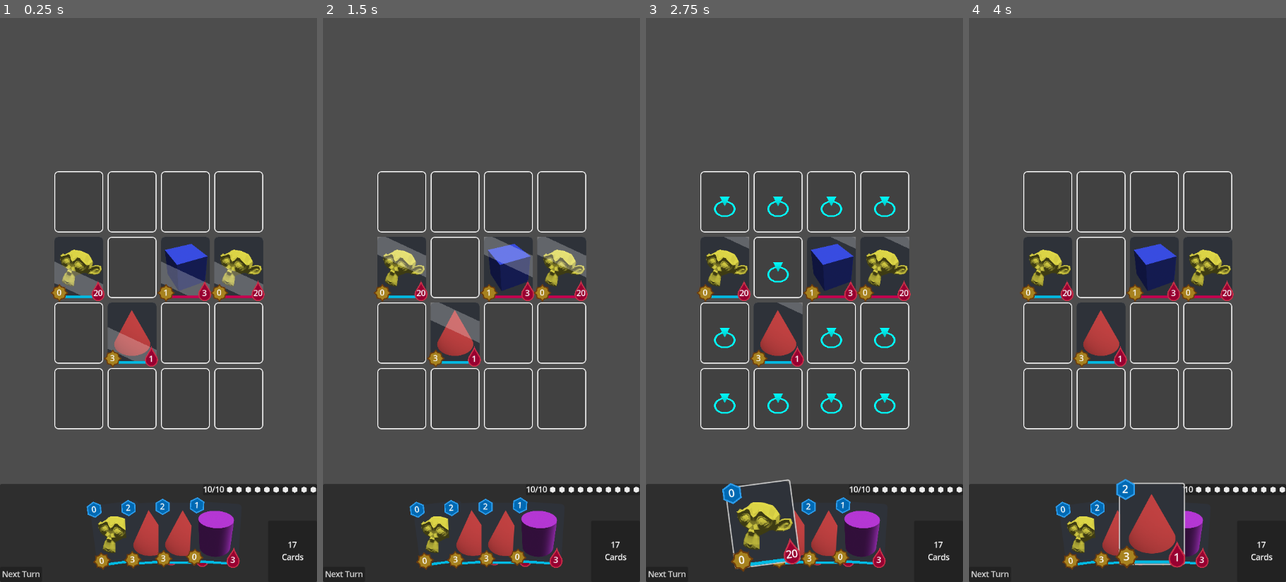
Above: before the commit, frames 1-4 (left to right).
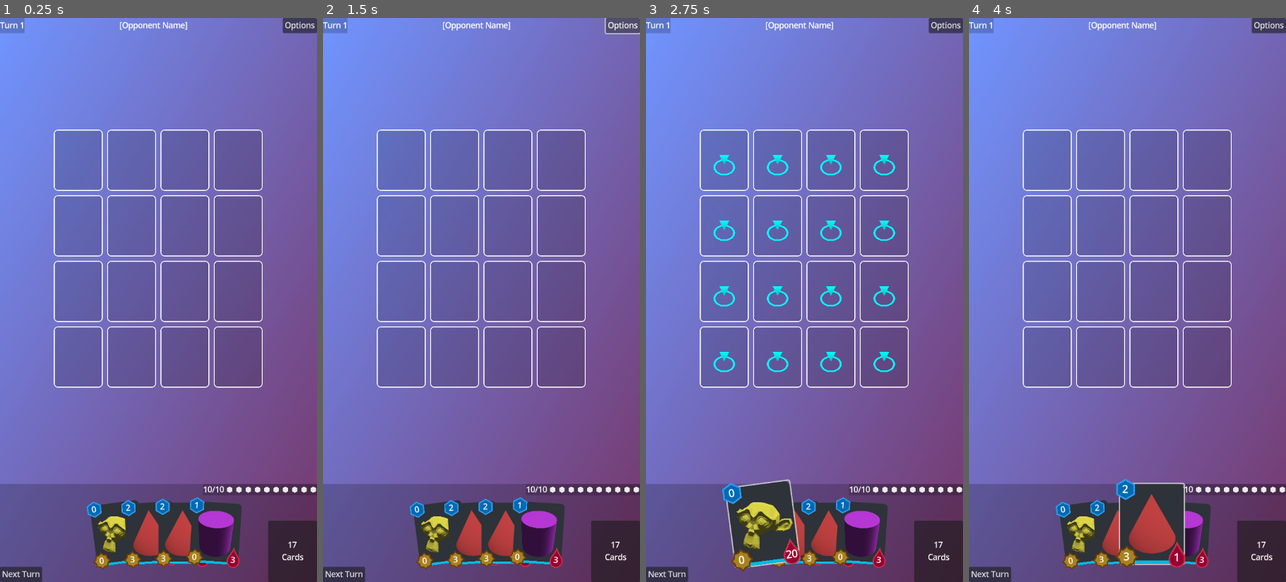
Above: after the commit, the same moments.

Repository: Holy-Person/CardBattler
Game: Godot game, scene res://scenes/battle.tscn
Two runs of this game, one before a commit and one after it. Both use one fixed random seed, a clock stepped at 60 frames per second and the inputs below.
Inputs (mouse positions are in pixels of both pictures, inside the frame that each line leads up to):
- Up to frame 1 (0.25 s): no input
- Up to frame 2 (1.5 s): click (402, 204) at 0.52 s; click (624, 23) at 1.25 s, where only the run after the commit has a clickable "Options"
- Up to frame 3 (2.75 s): click (763, 531) at 2 s
- Up to frame 4 (4 s): click (1117, 531) at 2.77 s; click (1152, 531) at 3.52 s

The runs differ from the first frame. In frame 1, 93% of the frame differs, in the area x 0-100%, y 0-100%; in frame 2, 93%; in frame 3, 92%; in frame 4, 92%.

Commit message:
Refactor Part 1
UI refactor, now almost perfectly fits on any screen size, the center containers still need to be fixed.
Better placement of functions that need access to multiple points of the field.
Make field only responsible for field operations.

Diff:
--- a/card_active.gd
+++ b/card_active.gd
@@ -44,3 +44,11 @@
 
 func die() -> void:
 	queue_free()
+
+
+
+func can_move() -> bool:
+	return !has_moved && !has_attacked
+
+func can_attack() -> bool:
+	return !has_attacked
--- a/components/field_panel.tscn
+++ b/components/field_panel.tscn
@@ -6,6 +6,10 @@
 
 [node name="field_panel" type="PanelContainer"]
 custom_minimum_size = Vector2(100, 125)
+offset_right = 100.0
+offset_bottom = 125.0
+size_flags_horizontal = 3
+size_flags_vertical = 3
 theme = ExtResource("1_wy65j")
 script = ExtResource("1_1a6ei")
 
--- a/components/hand.gd
+++ b/components/hand.gd
@@ -4,7 +4,6 @@
 
 
 
-@onready var field : Field = $"../../Field"
 @onready var card_root : Control = $CardRoot
 
 var deck : Array[CardBase]
@@ -44,10 +43,9 @@
 
 func select_card(state : bool, card : CardHand) -> void:
 	if !state:
-		field.clear_highlights()
+		get_tree().current_scene.field.clear_highlights()
 		return
-
-	field.highlight_from_hand(card.card_base.id)
+	get_tree().current_scene.field.highlight_from_hand(card.card_base.id)
 
 func update_hand_visual() -> void:
 	for child in card_root.get_children():
--- a/core/cardbuilder.gd
+++ b/core/cardbuilder.gd
@@ -19,7 +19,7 @@
 				if !pickable_data[data].has("type"):
 					pickable_data.erase(data)
 					continue
-				if pickable_data[data].type != "king":
+				if pickable_data[data].type != type:
 					pickable_data.erase(data)
 		_:
 			for data in pickable_data.keys():
--- a/project.godot
+++ b/project.godot
@@ -13,6 +13,7 @@
 config/name="CardBattler"
 run/main_scene="res://scenes/battle.tscn"
 config/features=PackedStringArray("4.1", "Mobile")
+boot_splash/bg_color=Color(0.309804, 0.34902, 0.745098, 1)
 config/icon="res://icon.svg"
 
 [autoload]
@@ -23,6 +24,7 @@
 
 window/size/viewport_width=648
 window/size/viewport_height=1152
+window/handheld/orientation=5
 window/size/always_on_top.editor=true
 
 [gui]
--- /dev/null
+++ b/resources/theme_battle.tres
@@ -0,0 +1,7 @@
+[gd_resource type="Theme" load_steps=2 format=3 uid="uid://c8q2ba25ph35m"]
+
+[sub_resource type="StyleBoxFlat" id="StyleBoxFlat_bxrgm"]
+bg_color = Color(0, 0, 0, 0.2)
+
+[resource]
+PanelContainer/styles/panel = SubResource("StyleBoxFlat_bxrgm")
--- /dev/null
+++ b/scenes/battle.gd
@@ -0,0 +1,63 @@
+extends Node
+
+class_name Battle
+
+
+
+## Container for the field and all cards on it.
+## TODO: Make it resize better, centercontainers only allow minimum size.
+@onready var center_field : CenterContainer = %CenterField
+@onready var card_root : Control = %Cards
+
+var field : Field
+
+var is_turn : bool
+
+var selected_card
+
+
+
+func _ready() -> void:
+	field = Field.new()
+	center_field.add_child(field)
+
+
+
+func next_turn() -> void:
+	selected_card = null
+	for card in card_root.get_children():
+		card.has_moved = false
+		card.has_attacked = false
+
+func select_card(card : CardActive) -> void:
+	field.clear_highlights()
+	selected_card = card
+	if !card: return
+	field.highlight_from_card(card)
+
+func on_field_clicked(pos : Vector2i) -> void:
+	var selected_field : FieldPanel = field.field_list[pos.y][pos.x]
+
+	match selected_field.get_type():
+		FieldPanel.PanelType.CARD:
+			# Check if card is your own here.
+			if selected_card == selected_field.get_card():
+				select_card(null)
+				return
+			select_card(selected_field.get_card())
+		FieldPanel.PanelType.MOVE:
+			if !selected_card: return
+			selected_card.has_moved = true
+			field.move_card_to(selected_card, pos)
+			select_card(null)
+		FieldPanel.PanelType.ATTACK:
+			if !selected_card: return
+			selected_card.has_attacked = true
+			field.attack_card_at(selected_card, pos)
+			select_card(null)
+		FieldPanel.PanelType.DEPLOY:
+			# Might need to migrate the paneltype into a fieldtype/paneltype system next time.
+			# - Otherwise cards can still be selected while deploying a card.
+			# - Other solution could be to make selecting a card clear any focus in the hand as well.
+
+			pass
--- a/scenes/battle.tscn
+++ b/scenes/battle.tscn
@@ -1,161 +1,194 @@
-[gd_scene load_steps=5 format=3 uid="uid://bglfjofq8iamc"]
-
-[ext_resource type="Script" path="res://scenes/field.gd" id="1_2ewh4"]
+[gd_scene load_steps=8 format=3 uid="uid://bglfjofq8iamc"]
+
+[ext_resource type="Script" path="res://scenes/battle.gd" id="1_afft4"]
 [ext_resource type="Theme" uid="uid://dnfydxh5ba4ld" path="res://resources/theme_field.tres" id="1_o141i"]
+[ext_resource type="Theme" uid="uid://c8q2ba25ph35m" path="res://resources/theme_battle.tres" id="2_8xdqn"]
 [ext_resource type="Script" path="res://components/hand.gd" id="3_mdbgi"]
 [ext_resource type="Texture2D" uid="uid://dnrspfuhff34y" path="res://images/inner_cost.png" id="4_oyuuc"]
 
+[sub_resource type="Gradient" id="Gradient_kgw5l"]
+colors = PackedColorArray(0.440338, 0.582991, 1, 1, 0.464895, 0.215175, 0.414552, 1)
+
+[sub_resource type="GradientTexture2D" id="GradientTexture2D_uknff"]
+gradient = SubResource("Gradient_kgw5l")
+fill_to = Vector2(1, 1)
+
 [node name="battle" type="Node"]
-
-[node name="Field" type="GridContainer" parent="."]
-anchors_preset = 8
-anchor_left = 0.5
-anchor_top = 0.5
-anchor_right = 0.5
-anchor_bottom = 0.5
-offset_left = -20.0
-offset_top = -20.0
-offset_right = 20.0
-offset_bottom = 20.0
-grow_horizontal = 2
-grow_vertical = 2
-mouse_filter = 2
-theme = ExtResource("1_o141i")
-script = ExtResource("1_2ewh4")
-
-[node name="Cards" type="Control" parent="."]
-layout_mode = 3
-anchors_preset = 8
-anchor_left = 0.5
-anchor_top = 0.5
-anchor_right = 0.5
-anchor_bottom = 0.5
-offset_left = -20.0
-offset_top = -20.0
-offset_right = 20.0
-offset_bottom = 20.0
-grow_horizontal = 2
-grow_vertical = 2
-mouse_filter = 2
-
-[node name="UserUI" type="PanelContainer" parent="."]
-anchors_preset = 12
-anchor_top = 1.0
+script = ExtResource("1_afft4")
+
+[node name="Background" type="TextureRect" parent="."]
+anchors_preset = 15
 anchor_right = 1.0
 anchor_bottom = 1.0
 grow_horizontal = 2
-grow_vertical = 0
-
-[node name="Button" type="Button" parent="UserUI"]
+grow_vertical = 2
+mouse_filter = 2
+texture = SubResource("GradientTexture2D_uknff")
+
+[node name="InteractiveRegion" type="VBoxContainer" parent="."]
+anchors_preset = 15
+anchor_right = 1.0
+anchor_bottom = 1.0
+grow_horizontal = 2
+grow_vertical = 2
+mouse_filter = 2
+theme = ExtResource("2_8xdqn")
+alignment = 1
+
+[node name="TopBar" type="HBoxContainer" parent="InteractiveRegion"]
+layout_mode = 2
+
+[node name="PanelContainer" type="PanelContainer" parent="InteractiveRegion/TopBar"]
+layout_mode = 2
+
+[node name="Label" type="Label" parent="InteractiveRegion/TopBar/PanelContainer"]
+layout_mode = 2
+text = "Turn 1"
+
+[node name="Control" type="Control" parent="InteractiveRegion/TopBar"]
+layout_mode = 2
+size_flags_horizontal = 3
+
+[node name="Label" type="Label" parent="InteractiveRegion/TopBar/Control"]
+layout_mode = 1
+anchors_preset = 15
+anchor_right = 1.0
+anchor_bottom = 1.0
+grow_horizontal = 2
+grow_vertical = 2
+text = "[Opponent Name]"
+horizontal_alignment = 1
+vertical_alignment = 1
+
+[node name="Options" type="Button" parent="InteractiveRegion/TopBar"]
+layout_mode = 2
+size_flags_horizontal = 8
+text = "Options"
+
+[node name="CenterField" type="CenterContainer" parent="InteractiveRegion"]
+unique_name_in_owner = true
+layout_mode = 2
+size_flags_vertical = 3
+theme = ExtResource("1_o141i")
+
+[node name="Cards" type="Control" parent="InteractiveRegion/CenterField"]
+unique_name_in_owner = true
+layout_mode = 2
+mouse_filter = 2
+
+[node name="UserUI" type="PanelContainer" parent="InteractiveRegion"]
+layout_mode = 2
+
+[node name="Button" type="Button" parent="InteractiveRegion/UserUI"]
 layout_mode = 2
 size_flags_horizontal = 0
 size_flags_vertical = 8
 text = "Next Turn"
 
-[node name="ManaInfo" type="PanelContainer" parent="UserUI"]
+[node name="ManaInfo" type="PanelContainer" parent="InteractiveRegion/UserUI"]
 layout_mode = 2
 size_flags_horizontal = 8
 size_flags_vertical = 0
 
-[node name="HBoxContainer" type="HBoxContainer" parent="UserUI/ManaInfo"]
+[node name="HBoxContainer" type="HBoxContainer" parent="InteractiveRegion/UserUI/ManaInfo"]
 layout_mode = 2
 size_flags_horizontal = 4
 size_flags_vertical = 4
 alignment = 2
 
-[node name="Label" type="Label" parent="UserUI/ManaInfo/HBoxContainer"]
+[node name="Label" type="Label" parent="InteractiveRegion/UserUI/ManaInfo/HBoxContainer"]
 layout_mode = 2
 text = "10/10"
 horizontal_alignment = 1
 vertical_alignment = 1
 
-[node name="TextureRect" type="TextureRect" parent="UserUI/ManaInfo/HBoxContainer"]
-custom_minimum_size = Vector2(15, 15)
-layout_mode = 2
-texture = ExtResource("4_oyuuc")
-expand_mode = 1
-stretch_mode = 5
-
-[node name="TextureRect2" type="TextureRect" parent="UserUI/ManaInfo/HBoxContainer"]
-custom_minimum_size = Vector2(15, 15)
-layout_mode = 2
-texture = ExtResource("4_oyuuc")
-expand_mode = 1
-stretch_mode = 5
-
-[node name="TextureRect3" type="TextureRect" parent="UserUI/ManaInfo/HBoxContainer"]
-custom_minimum_size = Vector2(15, 15)
-layout_mode = 2
-texture = ExtResource("4_oyuuc")
-expand_mode = 1
-stretch_mode = 5
-
-[node name="TextureRect4" type="TextureRect" parent="UserUI/ManaInfo/HBoxContainer"]
-custom_minimum_size = Vector2(15, 15)
-layout_mode = 2
-texture = ExtResource("4_oyuuc")
-expand_mode = 1
-stretch_mode = 5
-
-[node name="TextureRect5" type="TextureRect" parent="UserUI/ManaInfo/HBoxContainer"]
-custom_minimum_size = Vector2(15, 15)
-layout_mode = 2
-texture = ExtResource("4_oyuuc")
-expand_mode = 1
-stretch_mode = 5
-
-[node name="TextureRect6" type="TextureRect" parent="UserUI/ManaInfo/HBoxContainer"]
-custom_minimum_size = Vector2(15, 15)
-layout_mode = 2
-texture = ExtResource("4_oyuuc")
-expand_mode = 1
-stretch_mode = 5
-
-[node name="TextureRect7" type="TextureRect" parent="UserUI/ManaInfo/HBoxContainer"]
-custom_minimum_size = Vector2(15, 15)
-layout_mode = 2
-texture = ExtResource("4_oyuuc")
-expand_mode = 1
-stretch_mode = 5
-
-[node name="TextureRect8" type="TextureRect" parent="UserUI/ManaInfo/HBoxContainer"]
-custom_minimum_size = Vector2(15, 15)
-layout_mode = 2
-texture = ExtResource("4_oyuuc")
-expand_mode = 1
-stretch_mode = 5
-
-[node name="TextureRect9" type="TextureRect" parent="UserUI/ManaInfo/HBoxContainer"]
-custom_minimum_size = Vector2(15, 15)
-layout_mode = 2
-texture = ExtResource("4_oyuuc")
-expand_mode = 1
-stretch_mode = 5
-
-[node name="TextureRect10" type="TextureRect" parent="UserUI/ManaInfo/HBoxContainer"]
-custom_minimum_size = Vector2(15, 15)
-layout_mode = 2
-texture = ExtResource("4_oyuuc")
-expand_mode = 1
-stretch_mode = 5
-
-[node name="Hand" type="CenterContainer" parent="UserUI"]
+[node name="TextureRect" type="TextureRect" parent="InteractiveRegion/UserUI/ManaInfo/HBoxContainer"]
+custom_minimum_size = Vector2(15, 15)
+layout_mode = 2
+texture = ExtResource("4_oyuuc")
+expand_mode = 1
+stretch_mode = 5
+
+[node name="TextureRect2" type="TextureRect" parent="InteractiveRegion/UserUI/ManaInfo/HBoxContainer"]
+custom_minimum_size = Vector2(15, 15)
+layout_mode = 2
+texture = ExtResource("4_oyuuc")
+expand_mode = 1
+stretch_mode = 5
+
+[node name="TextureRect3" type="TextureRect" parent="InteractiveRegion/UserUI/ManaInfo/HBoxContainer"]
+custom_minimum_size = Vector2(15, 15)
+layout_mode = 2
+texture = ExtResource("4_oyuuc")
+expand_mode = 1
+stretch_mode = 5
+
+[node name="TextureRect4" type="TextureRect" parent="InteractiveRegion/UserUI/ManaInfo/HBoxContainer"]
+custom_minimum_size = Vector2(15, 15)
+layout_mode = 2
+texture = ExtResource("4_oyuuc")
+expand_mode = 1
+stretch_mode = 5
+
+[node name="TextureRect5" type="TextureRect" parent="InteractiveRegion/UserUI/ManaInfo/HBoxContainer"]
+custom_minimum_size = Vector2(15, 15)
+layout_mode = 2
+texture = ExtResource("4_oyuuc")
+expand_mode = 1
+stretch_mode = 5
+
+[node name="TextureRect6" type="TextureRect" parent="InteractiveRegion/UserUI/ManaInfo/HBoxContainer"]
+custom_minimum_size = Vector2(15, 15)
+layout_mode = 2
+texture = ExtResource("4_oyuuc")
+expand_mode = 1
+stretch_mode = 5
+
+[node name="TextureRect7" type="TextureRect" parent="InteractiveRegion/UserUI/ManaInfo/HBoxContainer"]
+custom_minimum_size = Vector2(15, 15)
+layout_mode = 2
+texture = ExtResource("4_oyuuc")
+expand_mode = 1
+stretch_mode = 5
+
+[node name="TextureRect8" type="TextureRect" parent="InteractiveRegion/UserUI/ManaInfo/HBoxContainer"]
+custom_minimum_size = Vector2(15, 15)
+layout_mode = 2
+texture = ExtResource("4_oyuuc")
+expand_mode = 1
+stretch_mode = 5
+
+[node name="TextureRect9" type="TextureRect" parent="InteractiveRegion/UserUI/ManaInfo/HBoxContainer"]
+custom_minimum_size = Vector2(15, 15)
+layout_mode = 2
+texture = ExtResource("4_oyuuc")
+expand_mode = 1
+stretch_mode = 5
+
+[node name="TextureRect10" type="TextureRect" parent="InteractiveRegion/UserUI/ManaInfo/HBoxContainer"]
+custom_minimum_size = Vector2(15, 15)
+layout_mode = 2
+texture = ExtResource("4_oyuuc")
+expand_mode = 1
+stretch_mode = 5
+
+[node name="Hand" type="CenterContainer" parent="InteractiveRegion/UserUI"]
 custom_minimum_size = Vector2(0, 200)
 layout_mode = 2
 mouse_filter = 2
 script = ExtResource("3_mdbgi")
 
-[node name="CardRoot" type="Control" parent="UserUI/Hand"]
-layout_mode = 2
-mouse_filter = 2
-
-[node name="DrawPilePlaceholder" type="Panel" parent="UserUI"]
+[node name="CardRoot" type="Control" parent="InteractiveRegion/UserUI/Hand"]
+layout_mode = 2
+mouse_filter = 2
+
+[node name="DrawPilePlaceholder" type="Panel" parent="InteractiveRegion/UserUI"]
 custom_minimum_size = Vector2(100, 125)
 layout_mode = 2
 size_flags_horizontal = 8
 size_flags_vertical = 8
 
-[node name="Label" type="Label" parent="UserUI/DrawPilePlaceholder"]
+[node name="Label" type="Label" parent="InteractiveRegion/UserUI/DrawPilePlaceholder"]
 layout_mode = 1
 anchors_preset = 8
 anchor_left = 0.5
@@ -172,5 +205,3 @@
 horizontal_alignment = 1
 vertical_alignment = 1
 autowrap_mode = 2
-
-[connection signal="pressed" from="UserUI/Button" to="Field" method="new_turn"]
--- a/scenes/field.gd
+++ b/scenes/field.gd
@@ -22,6 +22,8 @@
 ## The currently selected card, used with InteractionType.CARD to control the card.
 var selected_card : CardActive
 
+signal field_clicked(pos : Vector2i)
+
 
 
 func _ready() -> void:
@@ -36,82 +38,10 @@
 		panel.button.pressed.connect(field_click.bind(pos))
 		field_list[pos.y].append(panel)
 
-	# Add some test cards.
-	test.call_deferred()
-
-
-
-## Temporary function for testing.
-func test() -> void:
-	var card_test : CardBase = CardBuilder.get_card("cone")
-	var card_to_place : CardActive = card_active.instantiate()
-	card_to_place.card_base = card_test
-	card_to_place.owner_id = 1
-	$"../Cards".add_child(card_to_place)
-	set_card_to(card_to_place, Vector2i(1,2))
-
-	card_test = CardBuilder.get_card("cube")
-	card_to_place = card_active.instantiate()
-	card_to_place.card_base = card_test
-	card_to_place.owner_id = 2
-	$"../Cards".add_child(card_to_place)
-	set_card_to(card_to_place, Vector2i(2,1))
-
-	card_test = CardBuilder.get_card("suzanne")
-	card_to_place = card_active.instantiate()
-	card_to_place.card_base = card_test
-	card_to_place.owner_id = 1
-	$"../Cards".add_child(card_to_place)
-	set_card_to(card_to_place, Vector2i(0,1))
-
-	card_test = CardBuilder.get_card("suzanne")
-	card_to_place = card_active.instantiate()
-	card_to_place.card_base = card_test
-	card_to_place.owner_id = 2
-	$"../Cards".add_child(card_to_place)
-	set_card_to(card_to_place, Vector2i(3,1))
-
 
 
 func field_click(pos : Vector2i) -> void:
-	var selected_field : FieldPanel = field_list[pos.y][pos.x]
-
-	match selected_field.get_type():
-		FieldPanel.PanelType.CARD:
-			# Check if card is your own here.
-			if selected_card == selected_field.get_card():
-				select_card(null)
-				return
-			select_card(selected_field.get_card())
-		FieldPanel.PanelType.MOVE:
-			if !selected_card: return
-			selected_card.has_moved = true
-			move_card_to(selected_card, pos)
-			select_card(null)
-		FieldPanel.PanelType.ATTACK:
-			if !selected_card: return
-			selected_card.has_attacked = true
-			attack_card_at(selected_card, pos)
-			select_card(null)
-		FieldPanel.PanelType.DEPLOY:
-			# Might need to migrate the paneltype into a fieldtype/paneltype system next time.
-			# - Otherwise cards can still be selected while deploying a card.
-			# - Other solution could be to make selecting a card clear any focus in the hand as well.
-			pass
-
-
-
-func select_card(card : CardActive) -> void:
-	clear_highlights()
-	selected_card = card
-	if !card: return
-	highlight_from_card(card)
-
-func new_turn() -> void:
-	selected_card = null
-	for card in cards:
-		card.has_moved = false
-		card.has_attacked = false
+	field_clicked.emit(pos)
 
 
 
@@ -124,18 +54,24 @@
 			"king":
 				if field_list[pos.y][pos.x].has_card(): continue
 				field_list[pos.y][pos.x].set_highlight(Highlight.HighlightType.DEPLOY)
+			_:
+				# In a radius around the king.
+				pass
 
 
 
-func highlight_from_card(card : CardActive) -> void:
+func highlight_from_position(pos : Vector2i) -> void:
+	if !field_list[pos.y][pos.x].has_card(): return
+	var card : CardActive = field_list[pos.y][pos.x].get_card()
 	for i in field_size * field_size:
 		@warning_ignore("integer_division")
-		var pos : Vector2i = Vector2i( i % field_size, i / field_size )
-		if abs(pos - card.pos).x + abs(pos - card.pos).y  <= card.movement_range && !field_list[pos.y][pos.x].has_card() && !card.has_moved && !card.has_attacked:
-			field_list[pos.y][pos.x].set_highlight(Highlight.HighlightType.MOVE)
-		elif abs(pos - card.pos).x + abs(pos - card.pos).y  <= card.attack_range && field_list[pos.y][pos.x].has_card() && !card.has_attacked:
-			if field_list[pos.y][pos.x].get_card() == card: continue
-			field_list[pos.y][pos.x].set_highlight(Highlight.HighlightType.ATTACK)
+		var loop_pos : Vector2i = Vector2i( i % field_size, i / field_size )
+		var loop_panel : FieldPanel = field_list[loop_pos.y][loop_pos.x]
+		if abs(loop_pos - pos).x + abs(loop_pos - pos).y  <= card.movement_range && !loop_panel.has_card() && card.can_move():
+			loop_panel.set_highlight(Highlight.HighlightType.MOVE)
+		elif abs(loop_pos - pos).x + abs(loop_pos - pos).y  <= card.attack_range && loop_panel.has_card() && card.can_attack():
+			if loop_panel.get_card() == card: continue
+			loop_panel.set_highlight(Highlight.HighlightType.ATTACK)
 
 func clear_highlights() -> void:
 	for i in field_size * field_size:
